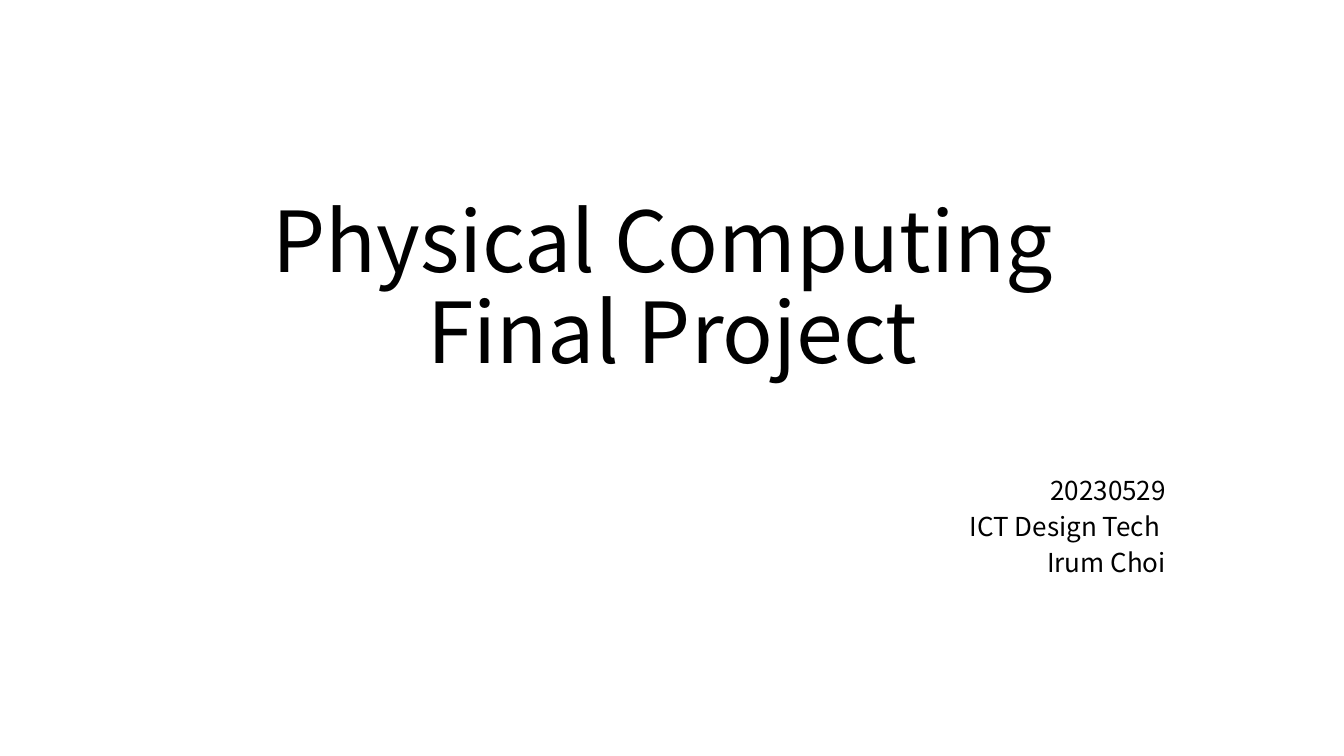
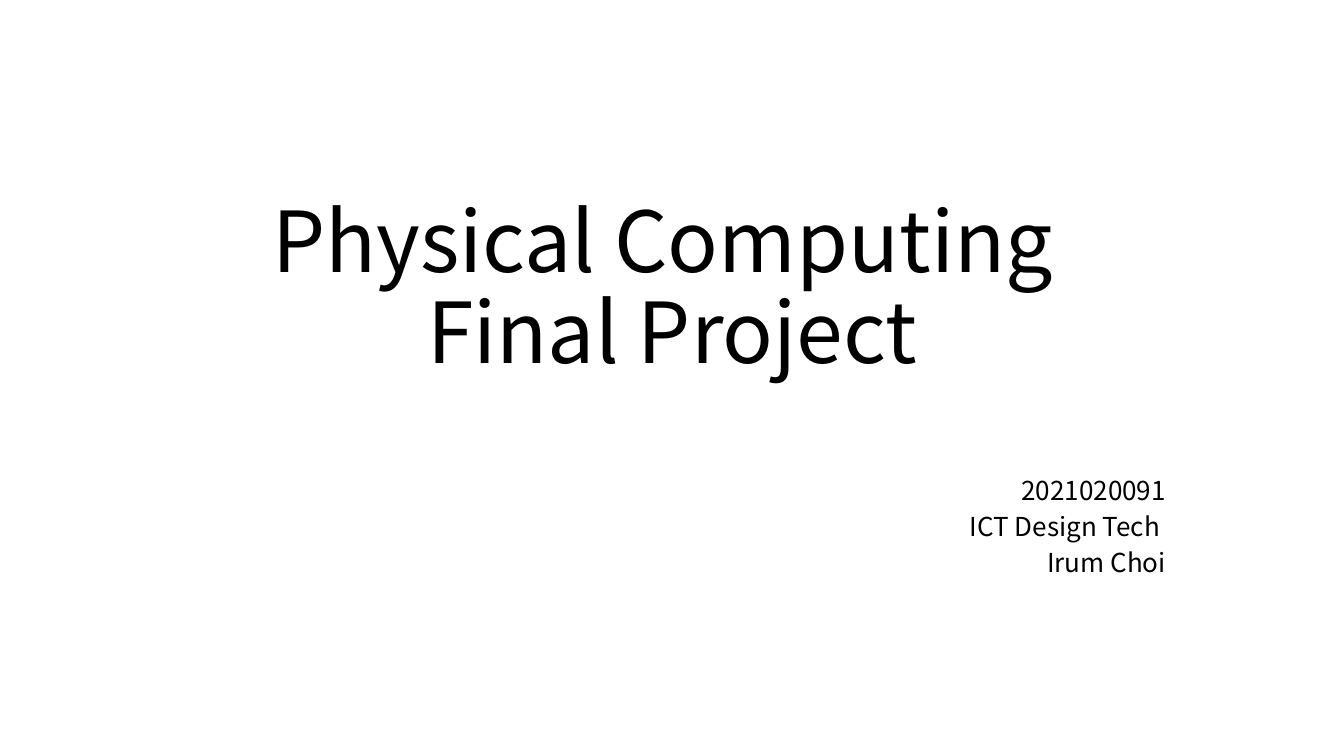
Before and after one commit to kimkyowon/Physical_Computing_Final, a slide deck: slide 1 of Physical_Computing/Documents/Physical Computing.pptx. Drawn at 1344x756 pixels with LibreOffice and Linux fonts; fonts in the diff are those of the drawing. Boxes give left, top, right and bottom in pixels: in the first picture for what was removed or moved away, otherwise in the second. Text is boxed around its words. In the diff, an @@ line names an element or a change of style, - is before the commit and + after.

Commit message:
학번수정

```diff
--- a/Physical_Computing/Documents/Physical Computing.pptx
+++ b/Physical_Computing/Documents/Physical Computing.pptx
@@ subtitle at box(1021, 480, 1165, 501): text changed @@
-20230529
+2021020091
```
